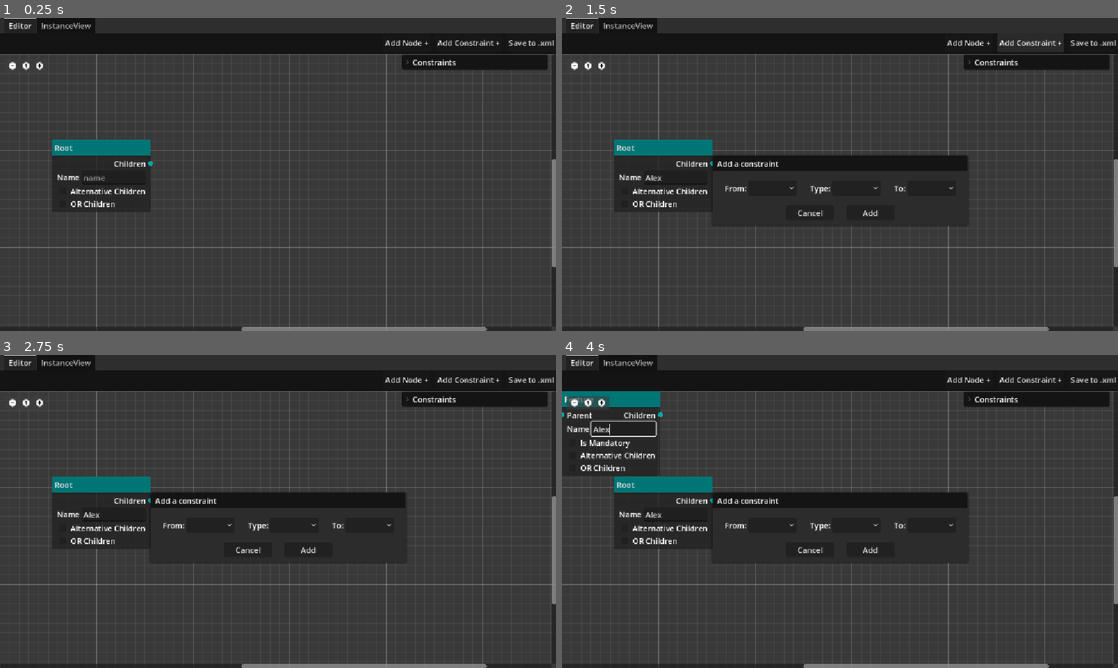
Above: before the commit, frames 1-4 (two rows, left to right).
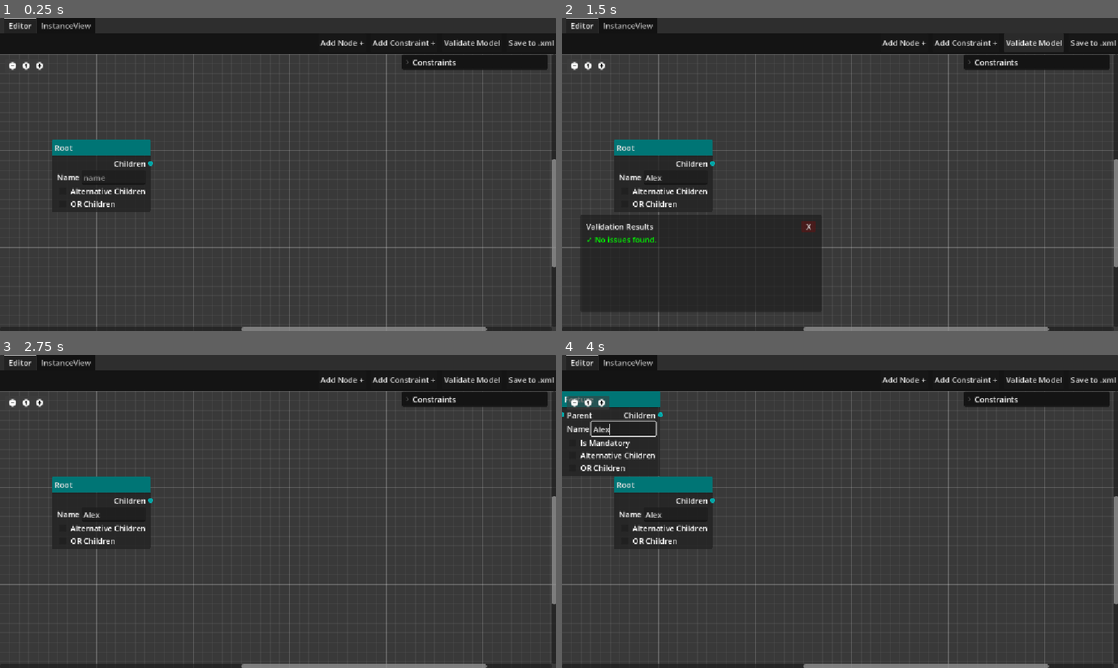
Above: after the commit, the same moments.

Repository: ShayanMasoudzadeh/featuremodel
Game: Godot game, scene res://scenes/main.tscn
Two runs of this game, one before a commit and one after it. Both use one fixed random seed, a clock stepped at 60 frames per second and the inputs below.
Inputs (mouse positions are in pixels of both pictures, inside the frame that each line leads up to):
- Up to frame 1 (0.25 s): no input
- Up to frame 2 (1.5 s): click (673, 177) at 0.52 s; type "Alex" at 0.6 s; click (1034, 43) at 1.25 s, where only the run after the commit has a clickable "Validate Model"
- Up to frame 3 (2.75 s): click (244, 564) at 2 s, where only the run after the commit has a clickable "X"
- Up to frame 4 (4 s): click "Add Node +" at 2.75 s; click (623, 430) at 3.52 s; type "Alex" at 3.6 s

The runs differ from the first frame. In frame 1, 0.4% of the frame differs, in the area x 57-90%, y 6-9%; in frame 2, 5.9%, in the area x 3-90%, y 6-94%; in frame 3, 3.3%; in frame 4, 3.3%.

Commit message:
added model validation (unfinished)

Diff:
--- /dev/null
+++ b/model_validator.gd
@@ -0,0 +1,246 @@
+extends Node
+# Autoload singleton: ModelValidator
+#
+# Validates a feature model by simulating constraint propagation from the
+# mandatory baseline and reporting any contradictions found.
+#
+# Two passes:
+#   Pass 1 - Mandatory baseline: start from always-on features, propagate,
+#            check for contradictions reachable without any user selection.
+#   Pass 2 - Optional feature sweep: for each optional feature, hypothetically
+#            force it on and propagate, check if selecting it is self-defeating.
+
+# ── Public API ────────────────────────────────────────────────────────────────
+
+static func validate(root: BaseFeatureNode, constraints: Array[Constraint]) -> Array[String]:
+	var errors: Array[String] = []
+
+	var all_features: Array[BaseFeatureNode] = []
+	_collect_features(root, all_features)
+
+	# ── Pass 1: mandatory baseline ────────────────────────────────────────────
+	var base_selected: Dictionary = {}
+	var base_disabled: Dictionary = {}
+	for f in all_features:
+		base_selected[f] = _is_always_on(f, root)
+		base_disabled[f] = false
+
+	_propagate(constraints, base_selected, base_disabled)
+	_check_baseline(all_features, constraints, base_selected, base_disabled, errors)
+
+	# ── Pass 2: optional feature sweep ───────────────────────────────────────
+	for candidate in all_features:
+		if _is_always_on(candidate, root):
+			continue  # already covered by pass 1
+
+		# Clone baseline state and force this feature on
+		var sel := base_selected.duplicate()
+		var dis := base_disabled.duplicate()
+
+		# If the candidate is already disabled in the baseline, selecting it
+		# is impossible — that's already caught or will be caught elsewhere
+		if dis[candidate]:
+			continue
+
+		sel[candidate] = true
+		_propagate(constraints, sel, dis)
+		_check_optional(candidate, all_features, constraints, sel, dis, root, errors)
+
+	# Deduplicate in case both passes produce the same message
+	var seen: Dictionary = {}
+	var deduped: Array[String] = []
+	for e in errors:
+		if not seen.has(e):
+			seen[e] = true
+			deduped.append(e)
+	return deduped
+
+# ── Pass 1 checks ─────────────────────────────────────────────────────────────
+
+static func _check_baseline(
+	all_features: Array[BaseFeatureNode],
+	constraints: Array[Constraint],
+	selected: Dictionary,
+	disabled: Dictionary,
+	errors: Array[String]
+) -> void:
+	# Check 1a: mandatory feature ended up disabled
+	for f in all_features:
+		if not selected.get(f, false) and not disabled.get(f, false):
+			continue  # not mandatory, skip
+		if not disabled.get(f, false):
+			continue
+		# f is mandatory but disabled
+		var name := _fname(f)
+		var cause_found := false
+		for c in constraints:
+			if c.type == "excludes" and c.to_node == f and selected.get(c.from_node, false):
+				errors.append(
+					"Contradiction: \"%s\" is mandatory but excluded by \"%s excludes %s\"."
+					% [name, _fname(c.from_node), name]
+				)
+				cause_found = true
+		if not cause_found:
+			errors.append(
+				"Contradiction: \"%s\" is mandatory but ends up disabled by transitive constraints."
+				% name
+			)
+
+	# Check 1b: alt/or group active in baseline but all children disabled
+	for f in all_features:
+		if f.children.is_empty() or not (f.isChildrenXor or f.isChildrenOr):
+			continue
+		if not selected.get(f, false):
+			continue
+		var available := 0
+		for child in f.children:
+			if not disabled.get(child, false):
+				available += 1
+		if available == 0:
+			var kind := "ALT" if f.isChildrenXor else "OR"
+			errors.append(
+				"Contradiction: \"%s\" is a %s group but all its children are disabled by constraints."
+				% [_fname(f), kind]
+			)
+
+	# Check 1c: alt group with multiple mandatory children
+	for f in all_features:
+		if not f.isChildrenXor:
+			continue
+		var mandatory_children := 0
+		for child in f.children:
+			if child is FeatureNode and (child as FeatureNode).isMandatory:
+				mandatory_children += 1
+		if mandatory_children > 1:
+			errors.append(
+				"Contradiction: \"%s\" is an ALT group but has %d mandatory children (at most one can be selected)."
+				% [_fname(f), mandatory_children]
+			)
+
+# ── Pass 2 checks ─────────────────────────────────────────────────────────────
+
+static func _check_optional(
+	candidate: BaseFeatureNode,
+	all_features: Array[BaseFeatureNode],
+	constraints: Array[Constraint],
+	selected: Dictionary,
+	disabled: Dictionary,
+	root: BaseFeatureNode,
+	errors: Array[String]
+) -> void:
+	var cname := _fname(candidate)
+
+	# Check 2a: selecting this feature disables itself
+	# (e.g. A excludes A, or A requires B and B excludes A)
+	if disabled.get(candidate, false):
+		errors.append(
+			"Unsatisfiable: selecting \"%s\" leads to a contradiction that disables itself."
+			% cname
+		)
+		return
+
+	# Check 2b: selecting this feature disables a mandatory feature
+	for f in all_features:
+		if not _is_always_on(f, root):
+			continue
+		if disabled.get(f, false):
+			var fname := _fname(f)
+			# Find the most direct cause in the constraint list
+			var direct_cause := ""
+			for c in constraints:
+				if c.type == "excludes" and c.to_node == f and selected.get(c.from_node, false):
+					direct_cause = "\"%s\" excludes \"%s\"" % [_fname(c.from_node), fname]
+					break
+			if direct_cause != "":
+				errors.append(
+					"Unsatisfiable: selecting \"%s\" triggers %s (mandatory feature disabled)."
+					% [cname, direct_cause]
+				)
+			else:
+				errors.append(
+					"Unsatisfiable: selecting \"%s\" transitively disables mandatory feature \"%s\"."
+					% [cname, fname]
+				)
+
+	# Check 2c: selecting this feature makes an alt/or group unsatisfiable
+	for f in all_features:
+		if f.children.is_empty() or not (f.isChildrenXor or f.isChildrenOr):
+			continue
+		if not selected.get(f, false):
+			continue
+		var available := 0
+		for child in f.children:
+			if not disabled.get(child, false):
+				available += 1
+		if available == 0:
+			var kind := "ALT" if f.isChildrenXor else "OR"
+			errors.append(
+				"Unsatisfiable: selecting \"%s\" disables all children of %s group \"%s\"."
+				% [cname, kind, _fname(f)]
+			)
+
+	# Check 2d: selecting this feature requires an ALT sibling
+	# (forces a sibling on, but being in the same ALT group means only one can be active)
+	var parent := _get_parent(candidate)
+	if parent != null and parent.isChildrenXor:
+		for c in constraints:
+			if c.from_node == candidate and c.type == "requires":
+				var target := c.to_node
+				# Is target a sibling in the same ALT group?
+				if parent.children.has(target):
+					errors.append(
+						"Unsatisfiable: \"%s\" requires \"%s\" but they are siblings in ALT group \"%s\" (only one can be selected)."
+						% [cname, _fname(target), _fname(parent)]
+					)
+
+# ── Simulation ────────────────────────────────────────────────────────────────
+
+static func _propagate(
+	constraints: Array[Constraint],
+	selected: Dictionary,
+	disabled: Dictionary
+) -> void:
+	var changed := true
+	while changed:
+		changed = false
+		for c in constraints:
+			var from: BaseFeatureNode = c.from_node
+			var to: BaseFeatureNode   = c.to_node
+			if not selected.has(from) or not selected.has(to):
+				continue
+			if not selected[from]:
+				continue
+			match c.type:
+				"requires":
+					if not selected[to]:
+						selected[to] = true
+						changed = true
+				"excludes":
+					if not disabled[to]:
+						disabled[to] = true
+						selected[to] = false
+						changed = true
+
+# ── Helpers ───────────────────────────────────────────────────────────────────
+
+static func _collect_features(node: BaseFeatureNode, out: Array[BaseFeatureNode]) -> void:
+	out.append(node)
+	for child in node.children:
+		_collect_features(child, out)
+
+static func _is_always_on(feature: BaseFeatureNode, root: BaseFeatureNode) -> bool:
+	if feature == root:
+		return true
+	if feature is FeatureNode:
+		return (feature as FeatureNode).isMandatory
+	return false
+
+static func _get_parent(feature: BaseFeatureNode) -> BaseFeatureNode:
+	if feature is FeatureNode:
+		var p := (feature as FeatureNode).parent
+		if p is BaseFeatureNode:
+			return p as BaseFeatureNode
+	return null
+
+static func _fname(feature: BaseFeatureNode) -> String:
+	return feature.featureName if feature.featureName != "" else "(unnamed)"
--- a/project.godot
+++ b/project.godot
@@ -19,6 +19,7 @@
 
 FeatureModelExporter="*uid://vhprea13tde6"
 FeatureModelData="*uid://bcd41lnmkp7gu"
+ModelValidator="*uid://dsmjc2ouacevf"
 
 [display]
 
--- a/scenes/graph_edit.gd
+++ b/scenes/graph_edit.gd
@@ -7,6 +7,9 @@
 @onready var from_option_btn: OptionButton = $"../../AddConstWindow/VBoxContainer/HBoxContainer/FromOptionBtn"
 @onready var type_option_btn: OptionButton = $"../../AddConstWindow/VBoxContainer/HBoxContainer/TypeOptionBtn"
 @onready var to_option_btn: OptionButton = $"../../AddConstWindow/VBoxContainer/HBoxContainer/ToOptionBtn"
+
+@onready var validation_panel: PanelContainer = $"../../ValidationPanel"
+@onready var validation_label: RichTextLabel = $"../../ValidationPanel/MarginContainer/VBoxContainer/RichTextLabel"
 
 @onready var constraints_cont: VBoxContainer = $"../../FoldableContainer/ScrollContainer/ConstraintsCont"
 const CONSTRAINT_NODE = preload("uid://c1fw68hmhp7ts")
@@ -113,3 +116,17 @@
 
 	from_option_btn.selected = -1
 	to_option_btn.selected = -1
+
+func _on_validate_button_pressed() -> void:
+	var errors := ModelValidator.validate($RootNode, constraints)
+	if errors.is_empty():
+		validation_label.text = "[color=green]✓ No issues found.[/color]"
+	else:
+		var lines := PackedStringArray()
+		for e in errors:
+			lines.append("[color=orange]⚠[/color] " + e)
+		validation_label.text = "\n".join(lines)
+	validation_panel.visible = true
+
+func _on_validation_close_button_pressed() -> void:
+	validation_panel.visible = false
--- a/scenes/graph_edit.tscn
+++ b/scenes/graph_edit.tscn
@@ -87,6 +87,20 @@
 [sub_resource type="StyleBoxEmpty" id="StyleBoxEmpty_0pfwd"]
 
 [sub_resource type="StyleBoxEmpty" id="StyleBoxEmpty_psqnr"]
+
+[sub_resource type="StyleBoxFlat" id="StyleBoxFlat_pqprv"]
+bg_color = Color(0.6, 0, 0, 0.28627452)
+corner_radius_top_left = 3
+corner_radius_top_right = 3
+corner_radius_bottom_right = 3
+corner_radius_bottom_left = 3
+
+[sub_resource type="StyleBoxFlat" id="StyleBoxFlat_td5r2"]
+bg_color = Color(0.25, 0, 0, 0.28627452)
+corner_radius_top_left = 3
+corner_radius_top_right = 3
+corner_radius_bottom_right = 3
+corner_radius_bottom_left = 3
 
 [node name="Editor" type="Panel" unique_id=1345218056]
 anchors_preset = 15
@@ -117,6 +131,10 @@
 [node name="AddConstraintButton" type="Button" parent="VBoxContainer/HBoxContainer" unique_id=1527485216]
 layout_mode = 2
 text = "Add Constraint +"
+
+[node name="ValidateButton" type="Button" parent="VBoxContainer/HBoxContainer" unique_id=372196596]
+layout_mode = 2
+text = "Validate Model"
 
 [node name="SaveXmlButton" type="Button" parent="VBoxContainer/HBoxContainer" unique_id=80336211]
 layout_mode = 2
@@ -276,10 +294,55 @@
 layout_mode = 2
 text = "Add"
 
+[node name="ValidationPanel" type="PanelContainer" parent="." unique_id=1116910112]
+visible = false
+custom_minimum_size = Vector2(500, 200)
+layout_mode = 1
+anchors_preset = 2
+anchor_top = 1.0
+anchor_bottom = 1.0
+offset_left = 38.0
+offset_top = -80.0
+offset_right = 78.0
+offset_bottom = -40.0
+grow_vertical = 0
+
+[node name="MarginContainer" type="MarginContainer" parent="ValidationPanel" unique_id=349522614]
+layout_mode = 2
+theme_override_constants/margin_left = 12
+theme_override_constants/margin_top = 12
+theme_override_constants/margin_right = 12
+theme_override_constants/margin_bottom = 12
+
+[node name="VBoxContainer" type="VBoxContainer" parent="ValidationPanel/MarginContainer" unique_id=1360516544]
+layout_mode = 2
+
+[node name="HBoxContainer" type="HBoxContainer" parent="ValidationPanel/MarginContainer/VBoxContainer" unique_id=596006120]
+layout_mode = 2
+
+[node name="Label" type="Label" parent="ValidationPanel/MarginContainer/VBoxContainer/HBoxContainer" unique_id=1174167354]
+layout_mode = 2
+size_flags_horizontal = 3
+text = "Validation Results"
+
+[node name="ValidationCloseButton" type="Button" parent="ValidationPanel/MarginContainer/VBoxContainer/HBoxContainer" unique_id=529487930]
+custom_minimum_size = Vector2(30, 0)
+layout_mode = 2
+theme_override_styles/normal = SubResource("StyleBoxFlat_pqprv")
+theme_override_styles/hover = SubResource("StyleBoxFlat_td5r2")
+text = "X"
+
+[node name="RichTextLabel" type="RichTextLabel" parent="ValidationPanel/MarginContainer/VBoxContainer" unique_id=1379925112]
+layout_mode = 2
+size_flags_vertical = 3
+bbcode_enabled = true
+
 [connection signal="pressed" from="VBoxContainer/HBoxContainer/AddNodeButton" to="VBoxContainer/GraphEdit" method="_on_add_node_button_pressed"]
 [connection signal="pressed" from="VBoxContainer/HBoxContainer/AddConstraintButton" to="VBoxContainer/GraphEdit" method="_on_add_constraint_button_pressed"]
+[connection signal="pressed" from="VBoxContainer/HBoxContainer/ValidateButton" to="VBoxContainer/GraphEdit" method="_on_validate_button_pressed"]
 [connection signal="pressed" from="VBoxContainer/HBoxContainer/SaveXmlButton" to="VBoxContainer/GraphEdit" method="_on_save_xml_button_pressed"]
 [connection signal="connection_request" from="VBoxContainer/GraphEdit" to="VBoxContainer/GraphEdit" method="_on_connection_request"]
 [connection signal="disconnection_request" from="VBoxContainer/GraphEdit" to="VBoxContainer/GraphEdit" method="_on_disconnection_request"]
 [connection signal="pressed" from="AddConstWindow/VBoxContainer/HBoxContainer2/CancelButton" to="VBoxContainer/GraphEdit" method="_on_add_const_cancel_button_pressed"]
 [connection signal="pressed" from="AddConstWindow/VBoxContainer/HBoxContainer2/AddButton" to="VBoxContainer/GraphEdit" method="_on_add_const_add_button_pressed"]
+[connection signal="pressed" from="ValidationPanel/MarginContainer/VBoxContainer/HBoxContainer/ValidationCloseButton" to="VBoxContainer/GraphEdit" method="_on_validation_close_button_pressed"]
Not shown, added: model_validator.gd.uid
